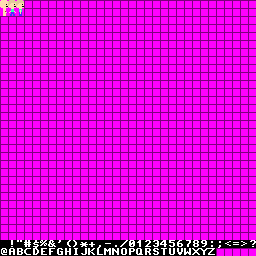
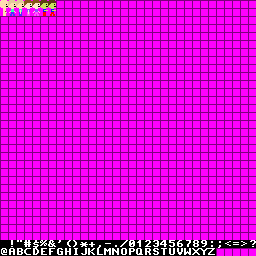
Before/after of a 256 x 256 layered artwork. What changed in the layer stack:
painted on "Background" over [24, 0, 56, 16]
